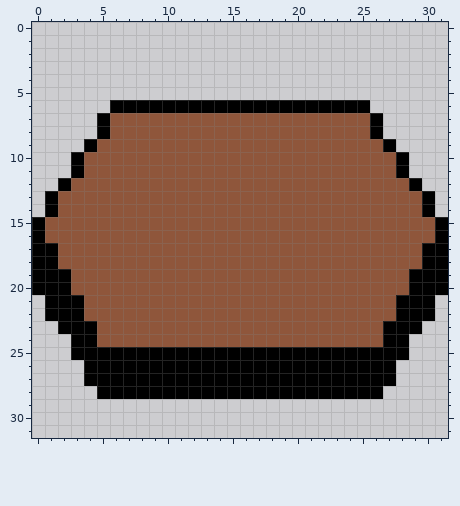
Pixel-art sprite: Sprites/Map/Ground2.png. The first picture shows the starting point.
The file is 32x32 pixels.
Once edited:
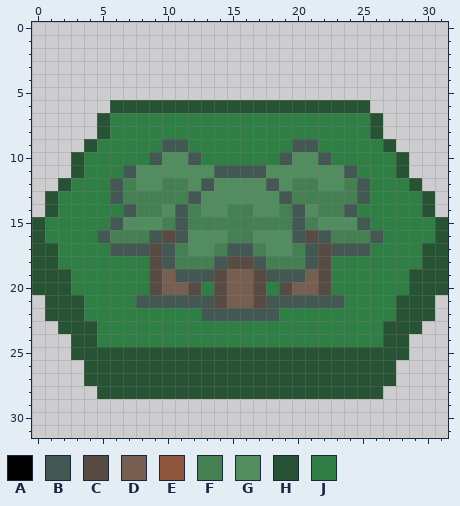
Palette (. is transparent): A #000000  B #445853  C #584b44  D #765e51  E #8f563b  F #458052  G #518d5e  H #275233  J #2f7f45
Edits made:
Changed rows in their new state; - is an unchanged pixel.
first column x 0:
 6 ------HHHHHHHHHHHHHHHHHHHH------
 7 -----HJJJJJJJJJJJJJJJJJJJJH-----
 8 -----HJJJJJJJJJJJJJJJJJJJJH-----
 9 ----HJJJJJBBJJJJJJJJBBJJJJJH----
10 ---HJJJJJBGGBJJJJJJBGGBJJJJJH---
11 ---HJJJBGGGGGGBBBBGGGGGGBJJJH---
12 --HJJJBFGGFFGBGGGGBGFFGGFBJJJH--
13 -HJJJJBFFFFFBGGGGGGBFFFFFBJJJJH-
14 -HJJJJJBFFGBFGGFFGGFBGFFBJJJJJH-
15 HJJJJJBGGGFBFFFFFFFFBFGGGBJJJJJH
16 HJJJJBFFFBCBGGGFFGGGBCBFFFBJJJJH
17 HHJJJJBBBCBFGGFBBFGGFBCBBBJJJJHH
18 HHJJJJJJJCBFFFBCCBFFFBCJJJJJJJHH
19 HHHJJJJJJCDBBBCDDCBBBDCJJJJJJHHH
20 HHHJJJJJJCDDCJCDDCJCDDCJJJJJJHHH
21 -HHHJJJJBBBBBBCDDCBBBBBBJJJJHHH-
22 -HHHJJJJJJJJJBBBBBBJJJJJJJJJHHH-
23 --HHHJJJJJJJJJJJJJJJJJJJJJJHHH--
24 ---HHJJJJJJJJJJJJJJJJJJJJJJHH---
25 ---HHHHHHHHHHHHHHHHHHHHHHHHHH---
26 ----HHHHHHHHHHHHHHHHHHHHHHHH----
27 ----HHHHHHHHHHHHHHHHHHHHHHHH----
28 -----HHHHHHHHHHHHHHHHHHHHHH-----
